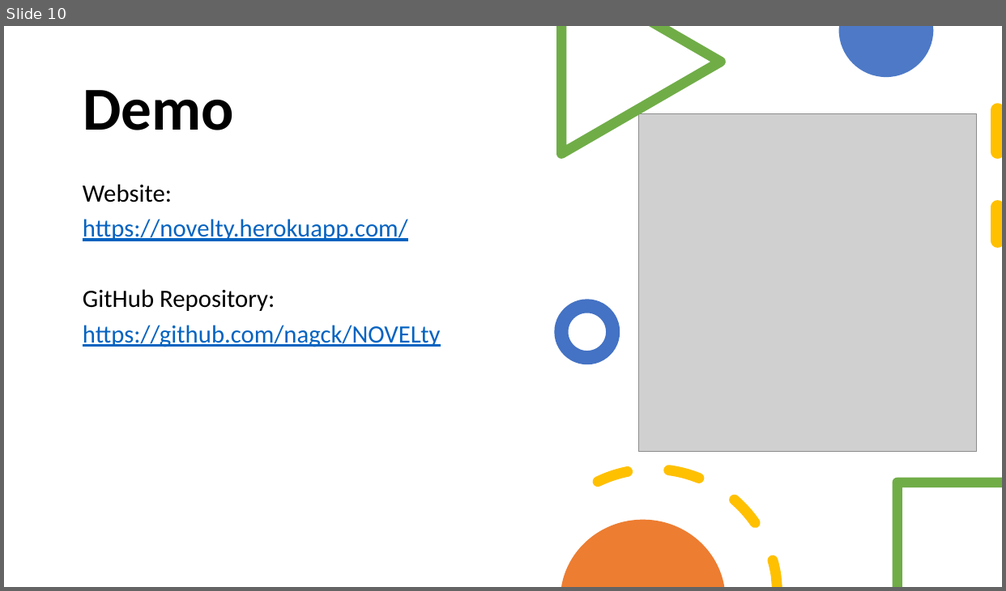
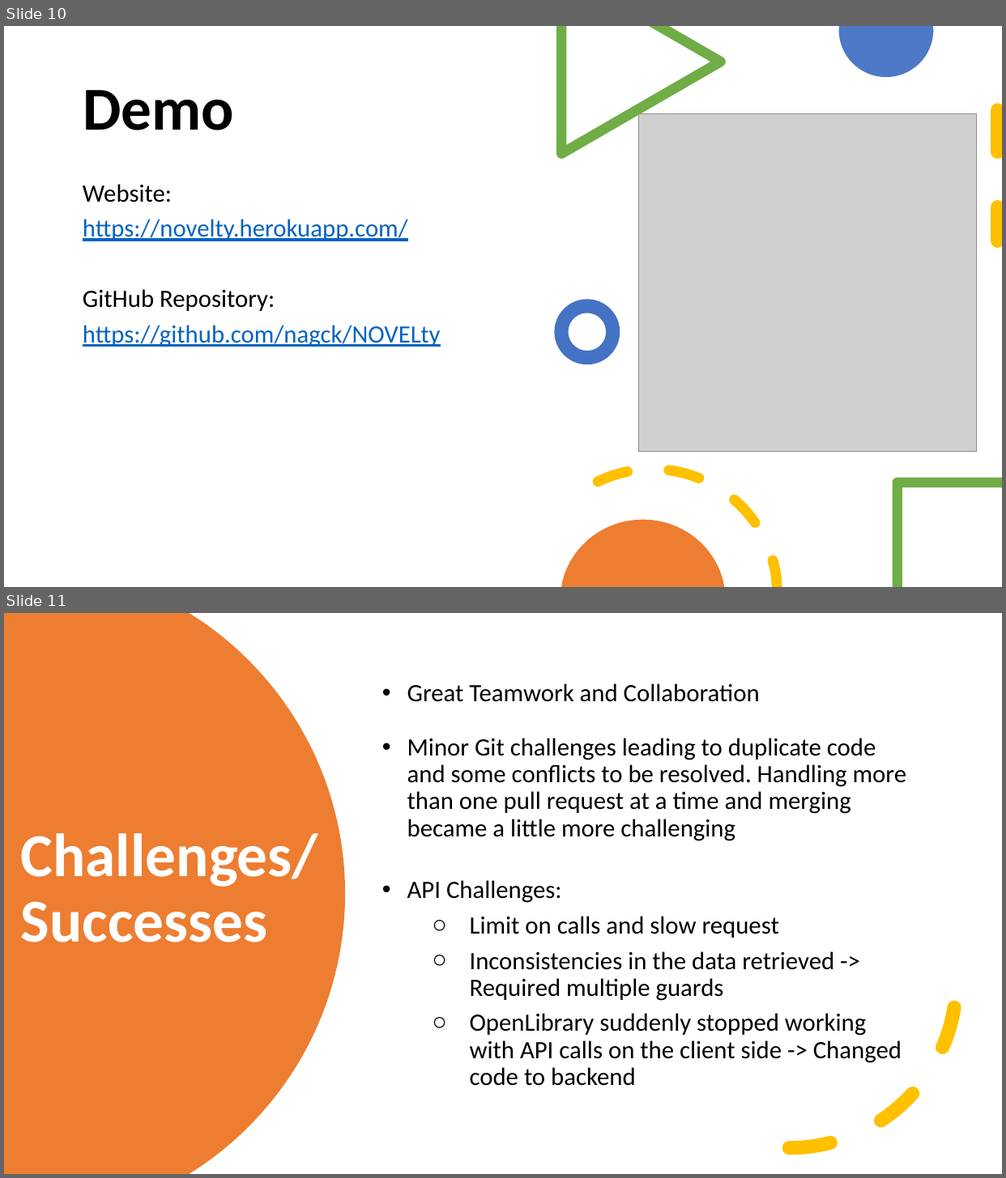
Before and after one commit to nagck/NOVELty, a slide deck: assets/novelty.pptx. Shown one above the other, each under a label of ours: slide 10 before the commit, slides 10 and 11 after it. The pictures are 1006x591 and 1006x1178 pixels, drawn with LibreOffice and Linux fonts; fonts in the diff are those of the drawing; grey boxes stand for pictures. Boxes give left, top, right and bottom in pixels: in the first picture for what was removed or moved away, otherwise in the second. Text is boxed around its words. In the diff, an @@ line names an element or a change of style, - is before the commit and + after.

```diff
--- a/assets/novelty.pptx
+++ b/assets/novelty.pptx
@@ slide 11 added at box(4, 613, 1002, 1174), background #FFFFFF @@
@@ freeform shape added at box(4, 613, 345, 1174), fill #ED7D31 @@
@@ text added at box(407, 683, 906, 1086), 18 pt, text #000000 @@
+• Great Teamwork and Collaboration
+• Minor Git challenges leading to duplicate code and some conflicts to be resolved. Handling more than one pull request at a time and merging became a little more challenging
+• API Challenges:
+  ○ Limit on calls and slow request
+  ○ Inconsistencies in the data retrieved -> Required multiple guards
+  ○ OpenLibrary suddenly stopped working with API calls on the client side -> Changed code to backend
@@ arc (boxed as its full ellipse) added at box(622, 814, 956, 1148), outline #FFC000 10 pt dashed @@
@@ title added at box(21, 833, 318, 943), 44 pt, text #FFFFFF, bold @@
+Challenges/
+Successes
```
Also in this commit, not shown: 11 other slides changed, 1 other slide added, 1 slide removed.
